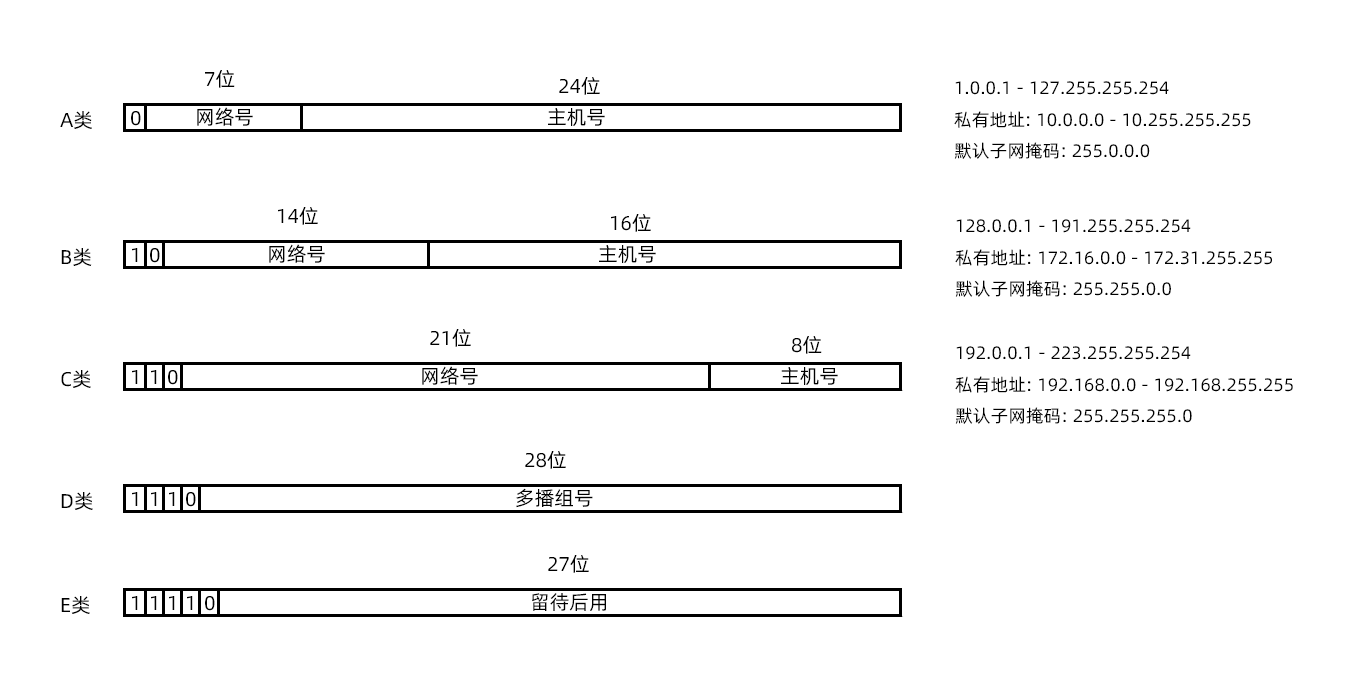
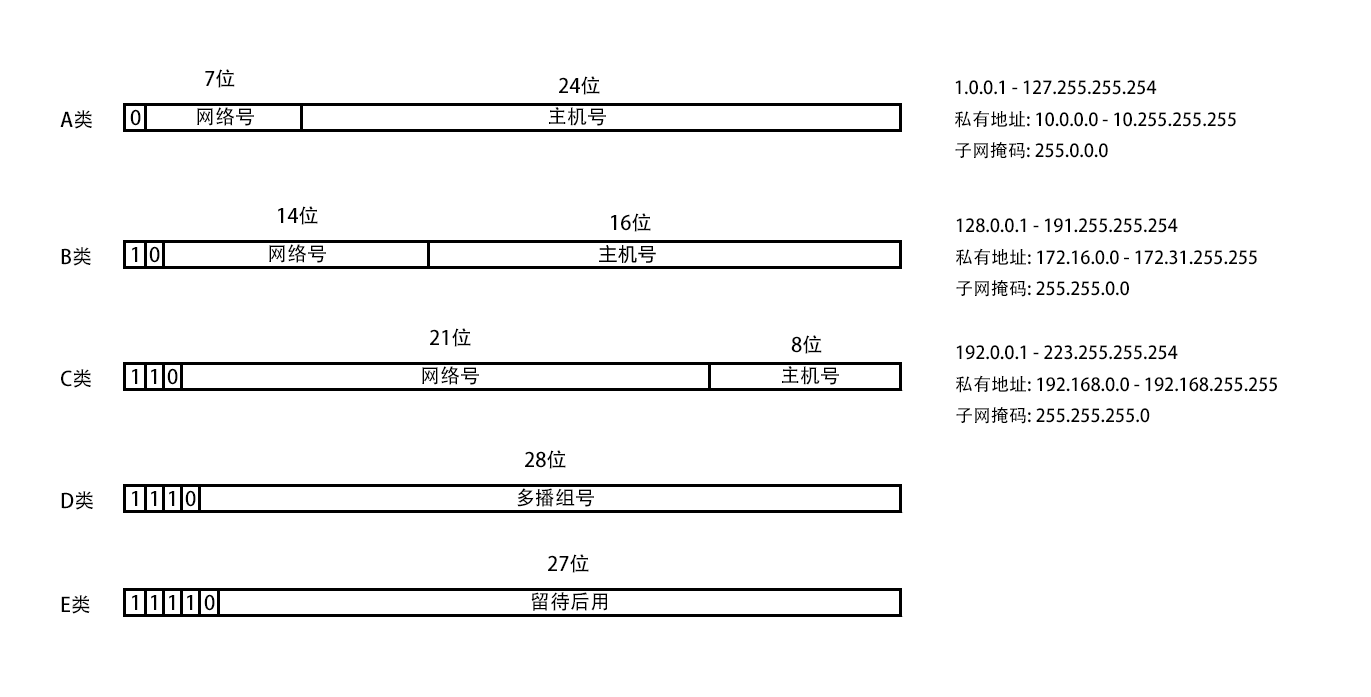
Revision of a layered (1371, 697) image; what changed, layer by layer:
painted on "0" (1st of 5, in "E") over box(204, 594, 215, 611)
painted on "27位" over box(548, 554, 589, 573)
painted on "E类" over box(61, 595, 90, 614)
painted on "留待后用" over box(531, 592, 608, 611)
painted on "28位" over box(525, 450, 566, 469)
painted on "D类" over box(61, 491, 93, 510)
painted on "多播组号" over box(516, 488, 594, 508)
painted on "8位" over box(791, 335, 822, 354)
painted on "21位" over box(430, 328, 471, 347)
painted on "C类" over box(61, 369, 91, 388)
painted on "主机号" (1st of 3, in "C") over box(781, 366, 839, 385)
painted on "网络号" (1st of 3, in "C") over box(422, 366, 479, 385)
painted on "192.0.0.1 - 223.255.255.254 私有地址: 192.168.0.0 - 192.168.255.255" over box(955, 345, 1293, 424)
painted on "16位" over box(611, 213, 651, 232)
painted on "14位" over box(278, 206, 318, 225)
painted on "B类" over box(61, 247, 92, 266)
painted on "网络号" (2nd of 3, in "B") over box(269, 244, 326, 263)
renamed "128.0.0.1 - 191.255.255.254 私有地址: 172.16.0.0 - 172.31.255.255 默" to "128.0.0.1 - 191.255.255.254 私有地址: 172.16.0.0 - 172.31.255.255 子", painted on it over box(955, 218, 1272, 297)
renamed "1.0.0.1 - 127.255.255.254 私有地址: 10.0.0.0 - 10.255.255.255 默认子网掩" to "1.0.0.1 - 127.255.255.254 私有地址: 10.0.0.0 - 10.255.255.255 子网掩码:", painted on it over box(954, 80, 1251, 159)
painted on "24位" over box(559, 76, 600, 95)
painted on "7位" over box(205, 69, 235, 88)
painted on "A类" over box(60, 110, 92, 129)
painted on "主机号" (3rd of 3, in "A") over box(548, 107, 606, 126)
painted on "网络号" (3rd of 3, in "A") over box(197, 107, 254, 126)
…and 14 more changes (14 painted)
